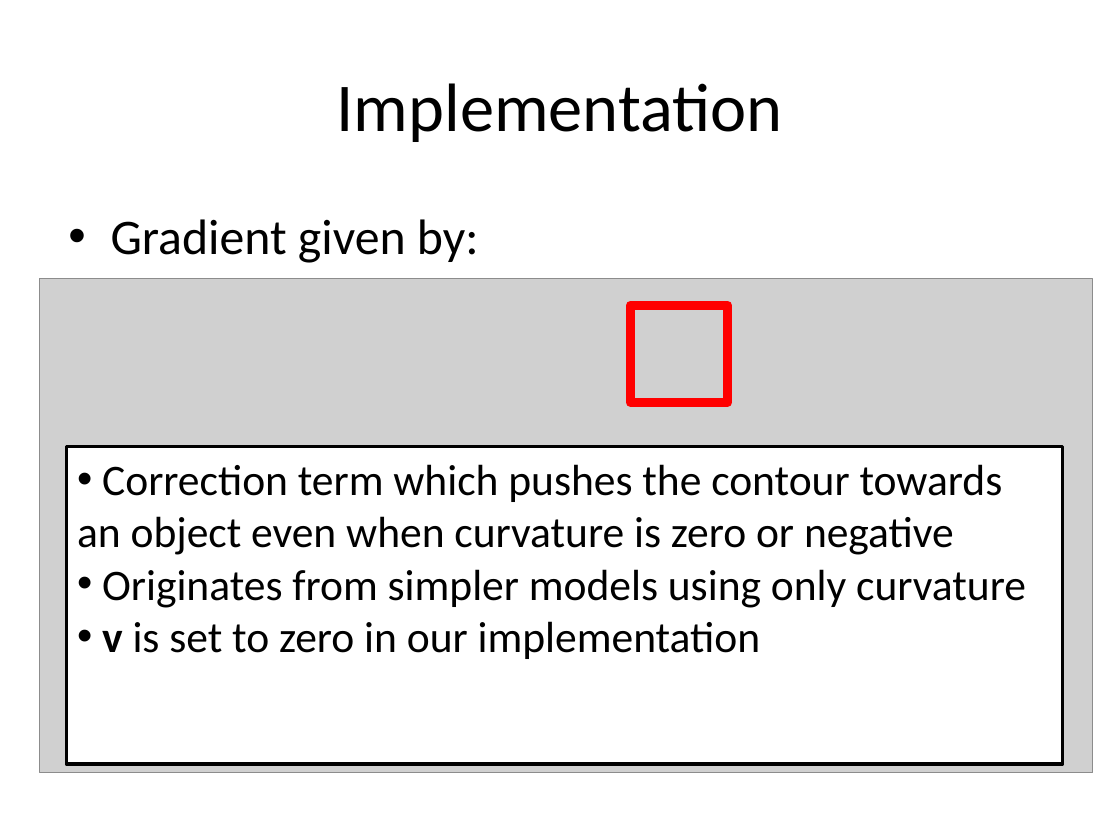
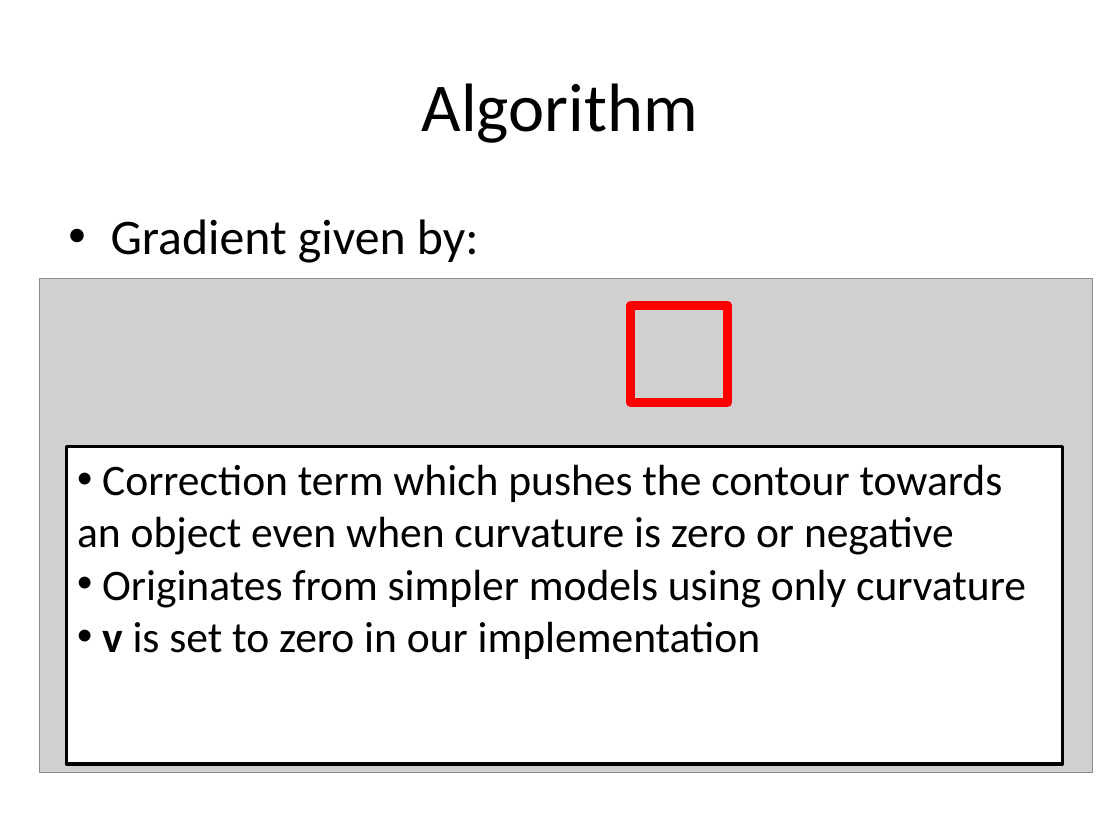
Before and after one commit to michaelwh/activecontnoedge, a slide deck: slide 8 of michael-activecont.pptx (slide 9 before the commit). Drawn at 1120x840 pixels with LibreOffice and Linux fonts; fonts in the diff are those of the drawing; grey boxes stand for pictures. Boxes give left, top, right and bottom in pixels: in the first picture for what was removed or moved away, otherwise in the second. Text is boxed around its words. In the diff, an @@ line names an element or a change of style, - is before the commit and + after.

```diff
--- a/michael-activecont.pptx
+++ b/michael-activecont.pptx
@@ title at (422,83,698,143): text changed @@
-Implementation
+Algorithm
```
Also in this commit, not shown: 8 other slides changed, 2 slides added.
